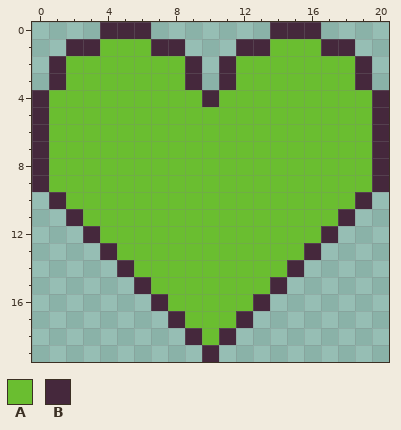
Pixel-art sprite -- PartTimeSpaceHero/Resources/res/graphics/gui/heart.png. Above: the version before the commit.
The file is 21x20 pixels.
Palette (. is transparent): A #6abe30  B #45283c
The result:
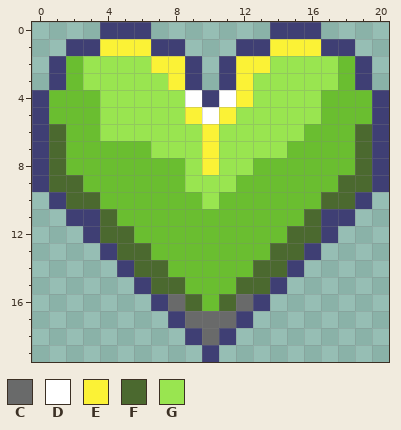
Colours new in this view: C #696a6a  D #ffffff  E #fbf236  F #4b692f  G #99e550
Diff:
colour B: #45283c -> #3f3f74
y 1: x 4..6 AAA -> EEE; x 14..16 AAA -> EEE
y 2: x 3..8 AAAAAA -> GGGGEE; x 12..17 AAAAAA -> EEGGGG
y 3: x 3..8 AAAAAA -> GGGGGE; x 12..17 AAAAAA -> EGGGGG
y 4: x 4..9 AAAAAA -> GGGGGD; x 11..16 AAAAAA -> DEGGGG
y 5: x 4..16 AAAAAAAAAAAAA -> GGGGGEDEGGGGG
y 6: x 1 A -> F; x 4..15 AAAAAAAAAAAA -> GGGGGGEGGGGG; x 19 A -> F
y 7: x 1 A -> F; x 7..14 AAAAAAAA -> GGGEGGGG; x 19 A -> F
y 8: x 1 A -> F; x 9..12 AAAA -> GEGG; x 19 A -> F
y 9: x 1..2 AA -> FF; x 9..11 AAA -> GGG; x 18..19 AA -> FF
y 10: x 2..3 AA -> FF; x 10 A -> G; x 17..18 AA -> FF
y 11: x 3..4 AA -> BF; x 16..17 AA -> FB
y 12: x 4..5 AA -> FF; x 15..16 AA -> FF
y 13: x 5..6 AA -> FF; x 14..15 AA -> FF
y 14: x 6..7 AA -> FF; x 13..14 AA -> FF
y 15: x 7..8 AA -> FF; x 12..13 AA -> FF
y 16: x 8..9 AA -> CF; x 11..12 AA -> FC
y 17: x 9..11 AAA -> CCC
y 18: x 10 A -> C
Boxes around the changes in both pictures, in picture pixels (x1, y1, x2, y2):
changed: (32, 22, 389, 362)
